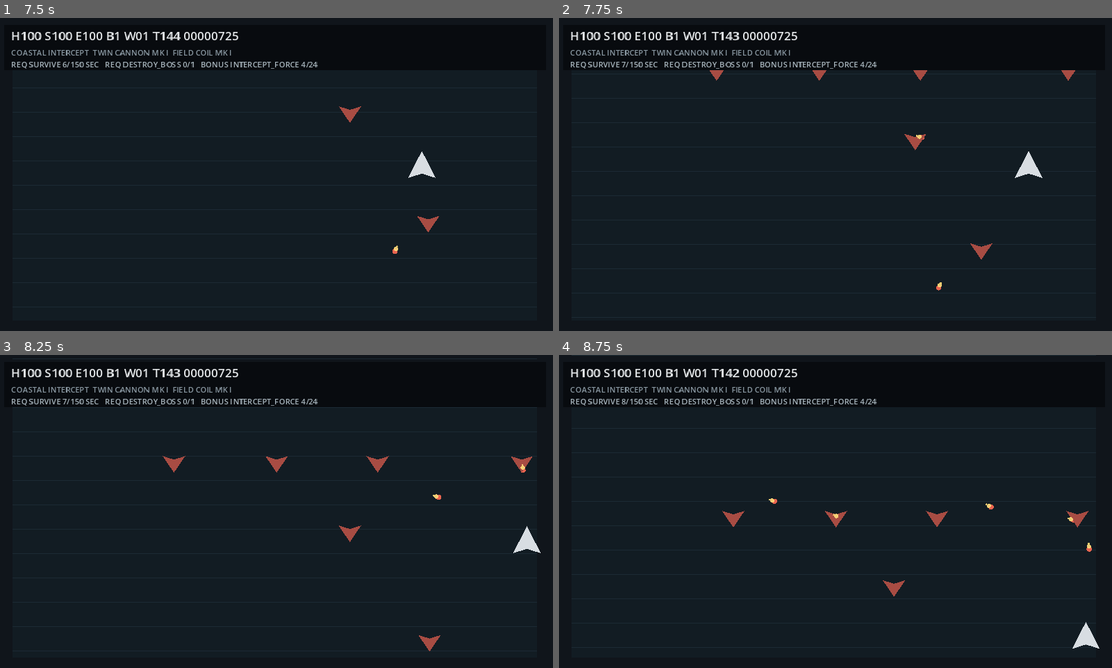
Above: before the commit, frames 1-4 (two rows, left to right).
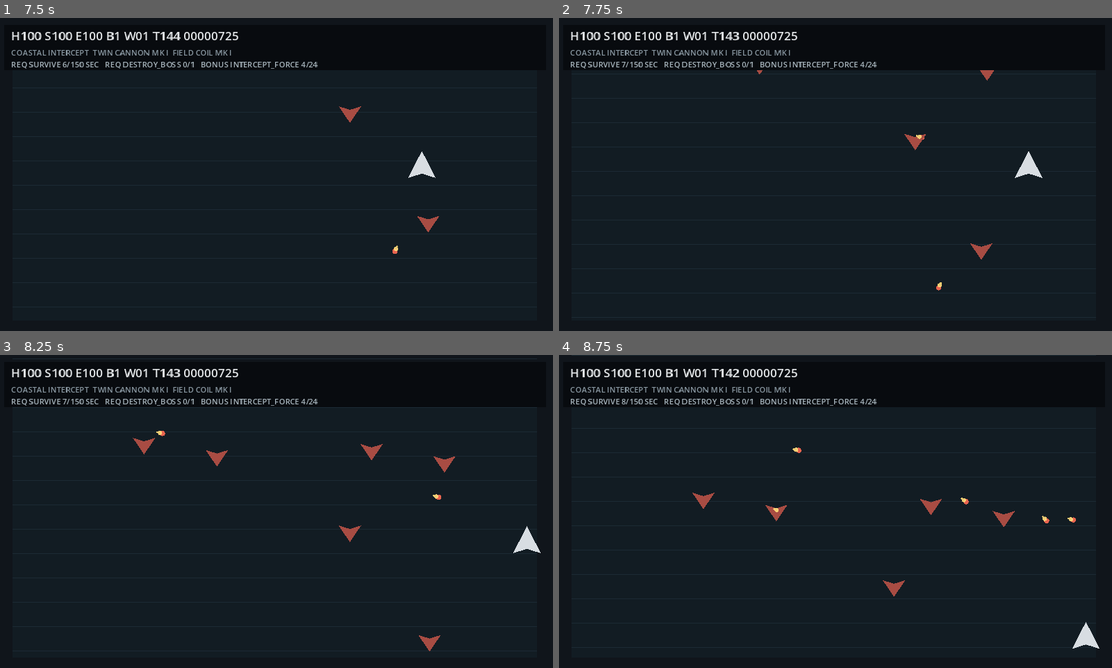
Above: after the commit, the same moments.

Repository: EVAVO-STUDIO/godot-462-strike-wing-94
Game: Godot game, scene res://scenes/main.tscn
Same seed, same stepped clock (60 frames per second), same inputs: the game is played once before the commit and once after it.
Inputs:
- Up to frame 1 (7.5 s): tap Enter (confirm) at 0.5, 0.6, 4.35 s; hold D (move_right) 0.53-1.28 s; hold S (move_down) 1.28-2.03 s; tap Space (fire_primary) at 1.35 s; hold D (move_right) 2.03-2.78 s; tap X (fire_secondary) at 2.1, 5.85 s; hold W (move_up) 2.78-3.53 s; tap H (service_hull) at 2.85, 6.6 s; hold A (move_left) 3.53-5.03 s; tap J (service_shield) at 3.6, 7.35 s; hold S (move_down) 5.03-5.78 s; hold Space (fire_primary) 5.03-5.78 s; hold D (move_right) 5.78-6.53 s; hold W (move_up) 6.53-7.28 s; hold D (move_right) from 7.28 s (still down)
- Up to frame 2 (7.75 s): keep holding D (move_right)
- Up to frame 3 (8.25 s): release D (move_right) at 8.03 s; hold S (move_down) from 8.03 s (still down); tap Enter (confirm) at 8.1 s
- Up to frame 4 (8.75 s): keep holding S (move_down)

Frame 1 is identical in both runs. In frame 2, 0.2% of the frame differs, in the area x 27-94%, y 16-20%; in frame 3, 0.7%; in frame 4, 0.8%, in the area x 24-97%, y 29-63%.

Commit message:
feat: stage encounter formations on authored lanes

Diff:
--- a/scripts/encounter_director.gd
+++ b/scripts/encounter_director.gd
@@ -1,6 +1,8 @@
 extends Node
 
 const EncounterRules = preload("res://scripts/encounter_rules.gd")
+const FORMATION_MIN_X := 58.0
+const FORMATION_MAX_X := 582.0
 
 var _scene_id := 0
 var _last_phase := -1
@@ -30,7 +32,7 @@
 	var names: Dictionary = {}
 	for property in scene.get_property_list():
 		names[str(property.get("name", ""))] = true
-	for required in ["phase", "mission_time", "mission_index", "mission_catalog", "enemy_catalog", "enemy_spawn_timer", "pickups", "status_text", "status_timer", "shots_fired", "shots_hit", "score", "bombs"]:
+	for required in ["phase", "mission_time", "mission_index", "mission_catalog", "enemy_catalog", "enemies", "enemy_spawn_timer", "pickups", "status_text", "status_timer", "shots_fired", "shots_hit", "score", "bombs"]:
 		if not names.has(required):
 			return false
 	return scene.has_method("_spawn_enemy")
@@ -63,10 +65,14 @@
 		_next_beat_index += 1
 
 func _apply_beat(scene: Object, beat: Dictionary) -> void:
-	for enemy_id in EncounterRules.expanded_enemy_ids(beat):
-		var archetype := _enemy_for_id(scene.get("enemy_catalog"), enemy_id)
-		if not archetype.is_empty() and not bool(archetype.get("boss", false)):
-			scene.call("_spawn_enemy", archetype)
+	var enemy_ids := EncounterRules.expanded_enemy_ids(beat)
+	var points := EncounterRules.formation_points(beat, enemy_ids.size())
+	for i in range(enemy_ids.size()):
+		var archetype := _enemy_for_id(scene.get("enemy_catalog"), enemy_ids[i])
+		if archetype.is_empty() or bool(archetype.get("boss", false)):
+			continue
+		scene.call("_spawn_enemy", archetype)
+		_apply_latest_formation_point(scene, points[i] if i < points.size() else Vector2(0.5, 0.0))
 	var pickup_kind := EncounterRules.reward_pickup(beat)
 	if pickup_kind != "":
 		var pickups: Array = scene.get("pickups")
@@ -79,6 +85,22 @@
 	scene.set("status_text", "%s%s" % [prefix, EncounterRules.label(beat)])
 	scene.set("status_timer", 2.4 if EncounterRules.is_secret(beat) else 2.2)
 
+func _apply_latest_formation_point(scene: Object, point: Vector2) -> void:
+	var enemies: Array = scene.get("enemies")
+	if enemies.is_empty():
+		return
+	var index := enemies.size() - 1
+	var enemy = enemies[index]
+	if typeof(enemy) != TYPE_DICTIONARY or bool(enemy.get("boss", false)):
+		return
+	var position: Vector2 = enemy.get("position", Vector2(320.0, 34.0))
+	position.x = lerpf(FORMATION_MIN_X, FORMATION_MAX_X, clampf(point.x, 0.0, 1.0))
+	position.y -= maxf(0.0, point.y)
+	enemy["position"] = position
+	enemy["pattern_anchor_x"] = position.x
+	enemies[index] = enemy
+	scene.set("enemies", enemies)
+
 func _enemy_for_id(catalog: Array, enemy_id: String) -> Dictionary:
 	for enemy in catalog:
 		if typeof(enemy) == TYPE_DICTIONARY and str(enemy.get("id", "")) == enemy_id:
